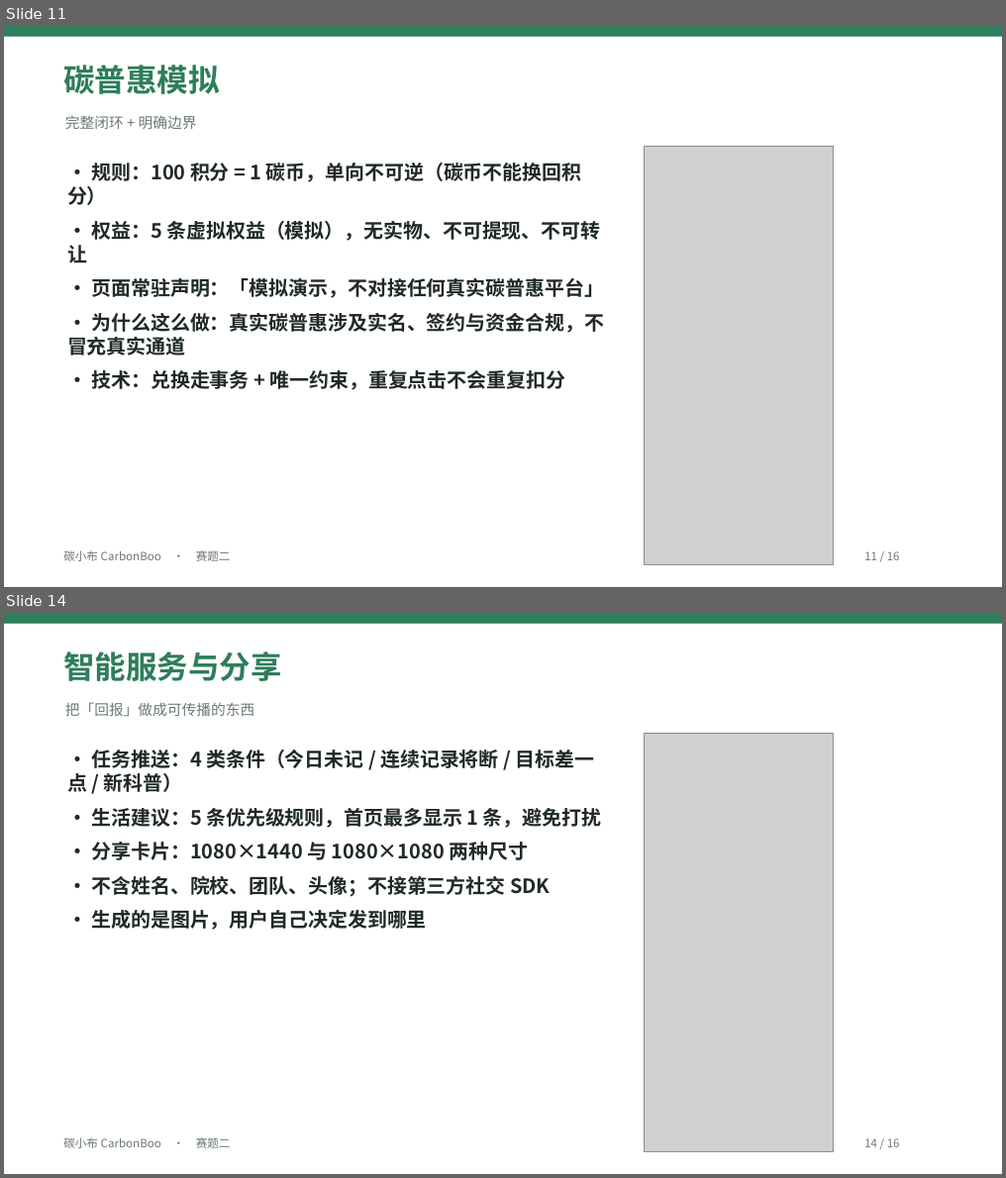
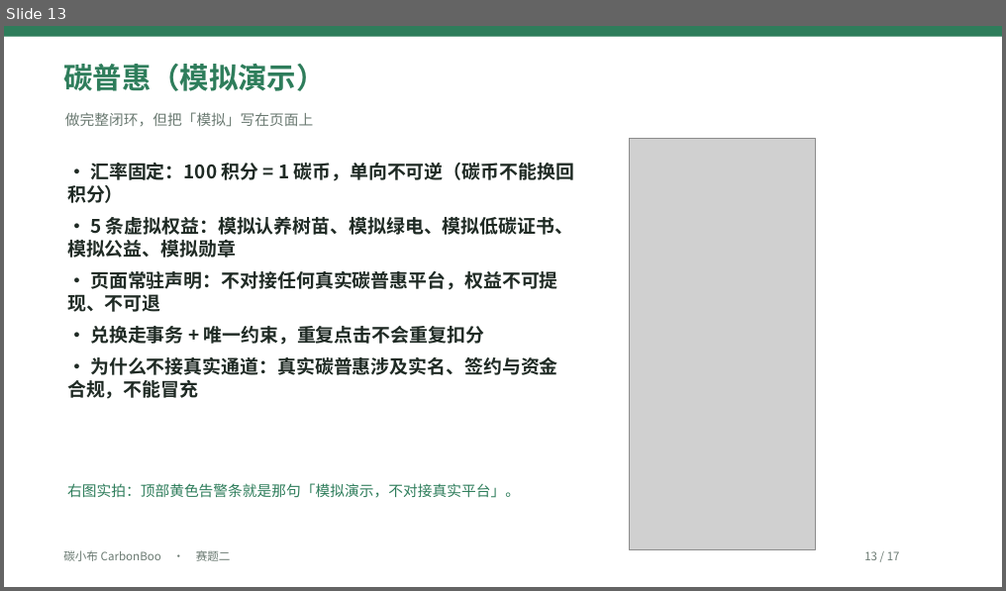
Before and after one commit to a3354547604-stack/CarbonBoo, a slide deck: submit/03-演示文稿-碳小布CarbonBoo.pptx. Shown one above the other, each under a label of ours: slides 11 and 14 before the commit, slide 13 after it; the slides between them are not shown. The pictures are 1006x1178 and 1006x591 pixels, drawn with LibreOffice and Linux fonts; fonts in the diff are those of the drawing; grey boxes stand for pictures. Boxes give left, top, right and bottom in pixels: in the first picture for what was removed or moved away, otherwise in the second. Text is boxed around its words. In the diff, an @@ line names an element or a change of style, - is before the commit and + after.

Commit message:
docs(submit): PPT 改为「一页一屏」，图文一一对应
改了什么：
- 原 PPT 是先做一批通用截图再逐页轮换放图，出现图与左侧文字对不上（讲架构配记录列表、讲因子配科普列表、讲协同实拍配「我的」页）
- 重排为 17 页：概念页（痛点/全景/架构与口径/质量与合规/结尾）不放图；界面页只放那一屏的截图
- 新增 3 页关键界面：记录明细（因子快照四列）、目标进度、更换外观（环+饰物）
- 12 张截图与页面主题一一对应：01-home / 14-record-edit / 03-records / 15-record-detail / 02-dashboard / 06-goal / 07-badge / 08-shop / 12-appearance / 17-science-detail / 10-include / 11-sync
- docs/APPENDIX-E §4 大纲同步重写（含重排原因）；submit/README 与 docs/README 页数口径改 17 页
- CHANGELOG v4.23

跑了什么：python scripts/build_submission_pptx.py（SAVED 10,510,525 B / 17 slides）、
python tests/tools/check_l0.py --strict（PASS）
校验：17 页全部带备注；12 张图的 sha256 与源文件逐一比对，落在讲同一界面的页上；文本对 5,741 / 31 项 / 48 条 / 16 张 / 学校 / 学院 / 队名 / 指导老师 均 0 命中。

结果：通过。

```diff
--- a/submit/03-演示文稿-碳小布CarbonBoo.pptx
+++ b/submit/03-演示文稿-碳小布CarbonBoo.pptx
@@ slide 14 removed at box(4, 613, 1002, 1174), background #FFFFFF @@
@@ rectangle removed at box(4, 613, 1002, 624) @@
@@ text removed at box(63, 652, 281, 681) @@
-智能服务与分享
@@ text removed at box(65, 702, 254, 716) @@
-把「回报」做成可传播的东西
@@ text removed at box(67, 750, 601, 930) @@
-· 任务推送：4 类条件（今日未记 / 连续记录将断 / 目标差一点 / 新科普）
-· 生活建议：5 条优先级规则，首页最多显示 1 条，避免打扰
-· 分享卡片：1080×1440 与 1080×1080 两种尺寸
-· 不含姓名、院校、团队、头像；不接第三方社交 SDK
-· 生成的是图片，用户自己决定发到哪里
@@ picture removed at box(645, 733, 834, 1152) @@
@@ text removed at box(63, 1138, 231, 1149) @@
-碳小布 CarbonBoo · 赛题二
@@ text removed at box(864, 1139, 900, 1148) @@
-14 / 16
@@ what was slide 11 is now slide 13 @@
@@ slide 13 changed as well @@
@@ text at box(63, 64, 325, 91): text changed; size 30 to 28 pt @@
-碳普惠模拟
+碳普惠（模拟演示）
@@ text at box(65, 112, 314, 126): text changed @@
-完整闭环 + 明确边界
+做完整闭环，但把「模拟」写在页面上
@@ picture: place and size @@
-picture at box(645, 146, 834, 565)
+picture at box(629, 138, 816, 550)
@@ text at box(67, 163, 575, 399): text changed; size 19 to 18 pt @@
-· 规则：100 积分 = 1 碳币，单向不可逆（碳币不能换回积分）
-· 权益：5 条虚拟权益（模拟），无实物、不可提现、不可转让
-· 页面常驻声明：「模拟演示，不对接任何真实碳普惠平台」
-· 为什么这么做：真实碳普惠涉及实名、签约与资金合规，不冒充真实通道
-· 技术：兑换走事务 + 唯一约束，重复点击不会重复扣分
+· 汇率固定：100 积分 = 1 碳币，单向不可逆（碳币不能换回积分）
+· 5 条虚拟权益：模拟认养树苗、模拟绿电、模拟低碳证书、模拟公益、模拟勋章
+· 页面常驻声明：不对接任何真实碳普惠平台，权益不可提现、不可退
+· 兑换走事务 + 唯一约束，重复点击不会重复扣分
+· 为什么不接真实通道：真实碳普惠涉及实名、签约与资金合规，不能冒充
@@ text added at box(67, 483, 520, 498), 14 pt, text #2E7D5B @@
+右图实拍：顶部黄色告警条就是那句「模拟演示，不对接真实平台」。
@@ text at box(864, 552, 900, 561): text changed @@
-11 / 16
+13 / 17
```
Also in this commit, not shown: 6 other slides changed, 10 slides added, 8 other slides removed, 6 other files.
